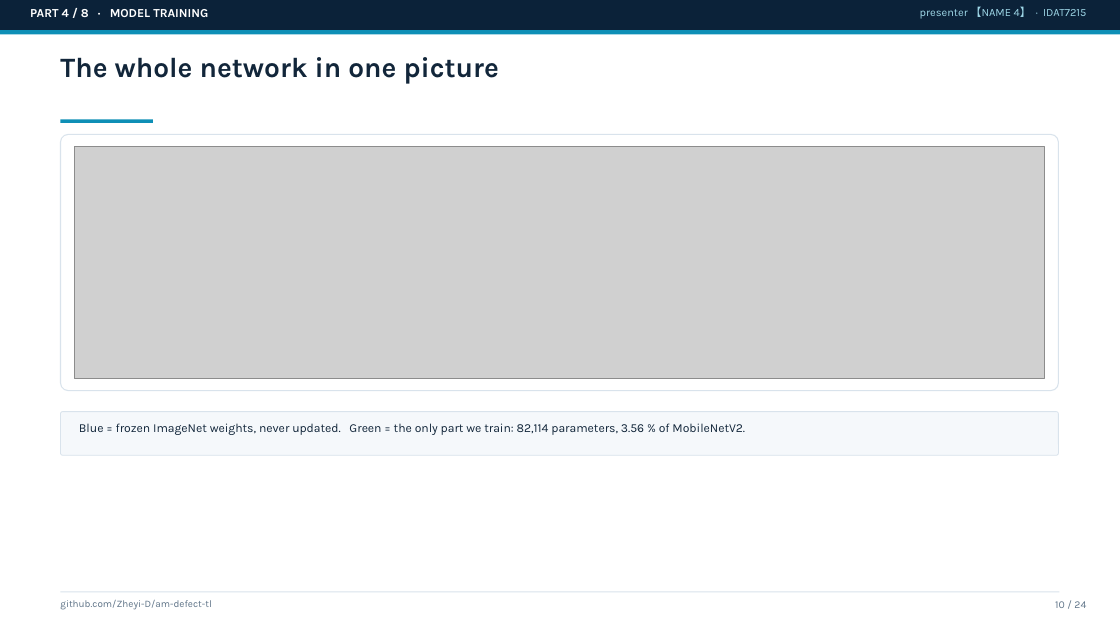
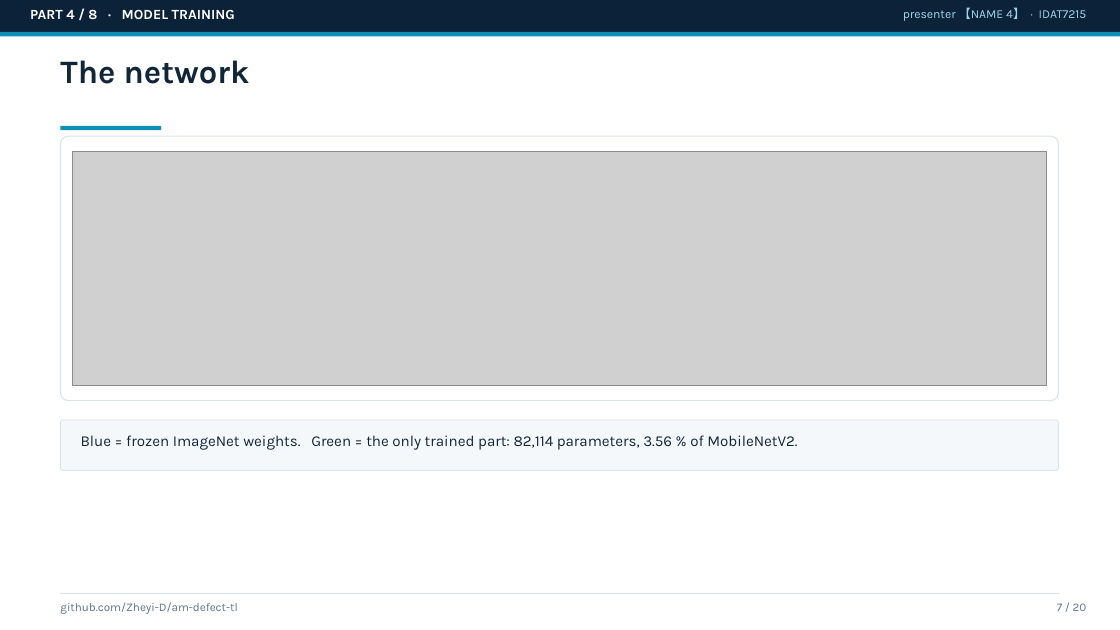
Before and after one commit to Zheyi-D/am-defect-tl, a slide deck: slide 7 of reports/slides_draft.pptx (slide 10 before the commit). Drawn at 1120x630 pixels with LibreOffice and Linux fonts; fonts in the diff are those of the drawing; grey boxes stand for pictures. Boxes give left, top, right and bottom in pixels: in the first picture for what was removed or moved away, otherwise in the second. Text is boxed around its words. In the diff, an @@ line names an element or a change of style, - is before the commit and + after.

```diff
--- a/reports/slides_draft.pptx
+++ b/reports/slides_draft.pptx
@@ text "PART 4 / 8 · ..." at [30,9,235,19]: size 10.5 to 12 pt @@
@@ text "presenter 【NAME 4】 · IDAT7215": place and size @@
-text "presenter 【NAME 4】 · IDAT7215" at [920,6,1086,19]
+text "presenter 【NAME 4】 · IDAT7215" at [903,7,1087,21]
@@ text "presenter 【NAME 4】 · IDAT7215" at [903,7,1087,21]: size 9.5 to 10.5 pt @@
@@ text at [60,60,250,84]: text changed; size 24 to 28 pt @@
-The whole network in one picture
+The network
@@ rounded rectangle: place and size @@
-rounded rectangle at [60,134,1059,391]
+rounded rectangle at [60,136,1059,401]
@@ rectangle: place and size @@
-rectangle at [60,119,153,123]
+rectangle at [60,126,161,130]
@@ picture: place and size @@
-picture at [75,146,1044,379]
+picture at [72,151,1047,385]
@@ rounded rectangle: place and size @@
-rounded rectangle at [60,412,1059,455]
+rounded rectangle at [60,420,1059,471]
@@ rounded rectangle at [60,420,1059,471]: outline #D9E3EC 0.7 pt to #D9E3EC 0.8 pt @@
@@ text at [81,435,797,450]: text changed; size 10.5 to 13 pt @@
-Blue = frozen ImageNet weights, never updated. Green = the only part we train: 82,114 parameters, 3.56 % of MobileNetV2.
+Blue = frozen ImageNet weights. Green = the only trained part: 82,114 parameters, 3.56 % of MobileNetV2.
@@ text "github.com/Zheyi-D/am-defect-tl" at [60,602,237,614]: size 8.5 to 10 pt @@
@@ text removed at [1055,601,1086,608] @@
-10 / 24
@@ text added at [1057,603,1087,611], 10 pt, text #5F7488 @@
+7 / 20
```
Also in this commit, not shown: 15 other slides changed, 4 slides added, 8 slides removed, 2 other files.
